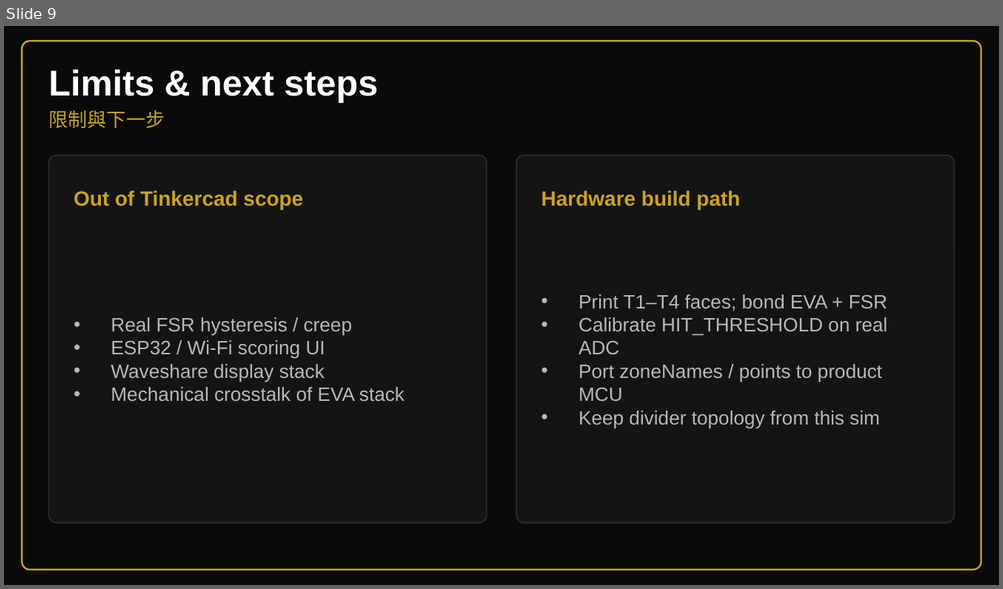
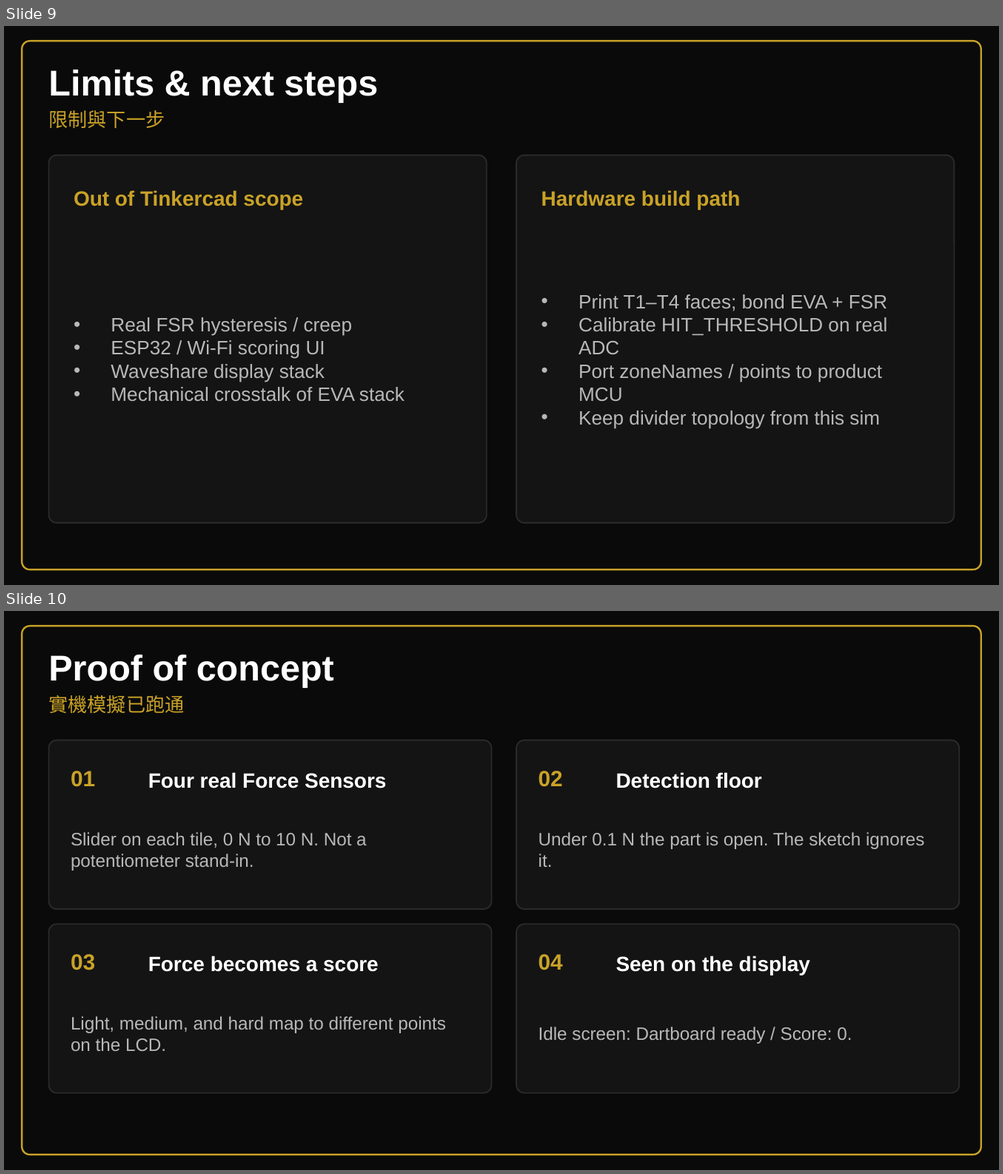
Before and after one commit to AnorakAdrianyc/GEST-3005-Project-Copy, a slide deck: dartboard/SIMULATION_REPORT.pptx. Shown one above the other, each under a label of ours: slide 9 before the commit, slides 9 and 10 after it. The pictures are 1003x589 and 1003x1174 pixels, drawn with LibreOffice and Linux fonts; fonts in the diff are those of the drawing. Boxes give left, top, right and bottom in pixels: in the first picture for what was removed or moved away, otherwise in the second. Text is boxed around its words. In the diff, an @@ line names an element or a change of style, - is before the commit and + after.

Commit message:
Enhance dartboard project with detailed simulation and scoring logic
- Updated `build_report_pptx.js` to include new sections for "Proof of concept," "Our idea," and "Further plans" with detailed descriptions and visuals.
- Revised `dartboard.ino` to implement Tinkercad Force Sensors, adjusting scoring logic based on force measurements and improving hit detection.
- Enhanced `SIMULATION_REPORT.md` to clarify sensor functionality and scoring mechanics, including new scoring thresholds and LCD display behavior.
- Updated simulation report presentation (`SIMULATION_REPORT.pptx`) and images to reflect recent changes.

```diff
--- a/dartboard/SIMULATION_REPORT.pptx
+++ b/dartboard/SIMULATION_REPORT.pptx
@@ slide 10 added at bbox=[4, 611, 999, 1170], background #0A0A0A @@
@@ rounded rectangle added at bbox=[22, 626, 981, 1155], outline #C9A227 1.25 pt @@
@@ text added at bbox=[48, 655, 334, 688], 26 pt, text #FFFFFF, bold @@
+Proof of concept
@@ text added at bbox=[48, 695, 184, 713], 14 pt, text #C9A227 @@
+實機模擬已跑通
@@ rounded rectangle added at bbox=[48, 741, 492, 909], fill #141414, outline #2A2A2A 1 pt @@
@@ rounded rectangle added at bbox=[516, 741, 959, 909], fill #141414, outline #2A2A2A 1 pt @@
@@ text added at bbox=[71, 771, 95, 787], 16 pt, text #C9A227, bold @@
+01
@@ text added at bbox=[148, 772, 386, 789], 15 pt, text #FFFFFF, bold @@
+Four real Force Sensors
@@ text added at bbox=[538, 771, 563, 787], 16 pt, text #C9A227, bold @@
+02
@@ text added at bbox=[616, 772, 762, 789], 15 pt, text #FFFFFF, bold @@
+Detection floor
@@ text added at bbox=[71, 832, 367, 871], 13 pt, text #B8B8B8 @@
+Slider on each tile, 0 N to 10 N. Not a potentiometer stand-in.
@@ text added at bbox=[538, 832, 924, 867], 13 pt, text #B8B8B8 @@
+Under 0.1 N the part is open. The sketch ignores it.
@@ rounded rectangle added at bbox=[48, 924, 492, 1093], fill #141414, outline #2A2A2A 1 pt @@
@@ rounded rectangle added at bbox=[516, 924, 959, 1093], fill #141414, outline #2A2A2A 1 pt @@
@@ text added at bbox=[71, 954, 95, 971], 16 pt, text #C9A227, bold @@
+03
@@ text added at bbox=[148, 956, 378, 972], 15 pt, text #FFFFFF, bold @@
+Force becomes a score
@@ text added at bbox=[538, 954, 563, 971], 16 pt, text #C9A227, bold @@
+04
@@ text added at bbox=[616, 956, 810, 975], 15 pt, text #FFFFFF, bold @@
+Seen on the display
@@ text added at bbox=[71, 1017, 446, 1051], 13 pt, text #B8B8B8 @@
+Light, medium, and hard map to different points on the LCD.
@@ text added at bbox=[538, 1027, 851, 1044], 13 pt, text #B8B8B8 @@
+Idle screen: Dartboard ready / Score: 0.
```
Also in this commit, not shown: 1 slide changed, 2 other slides added, 8 other files.
